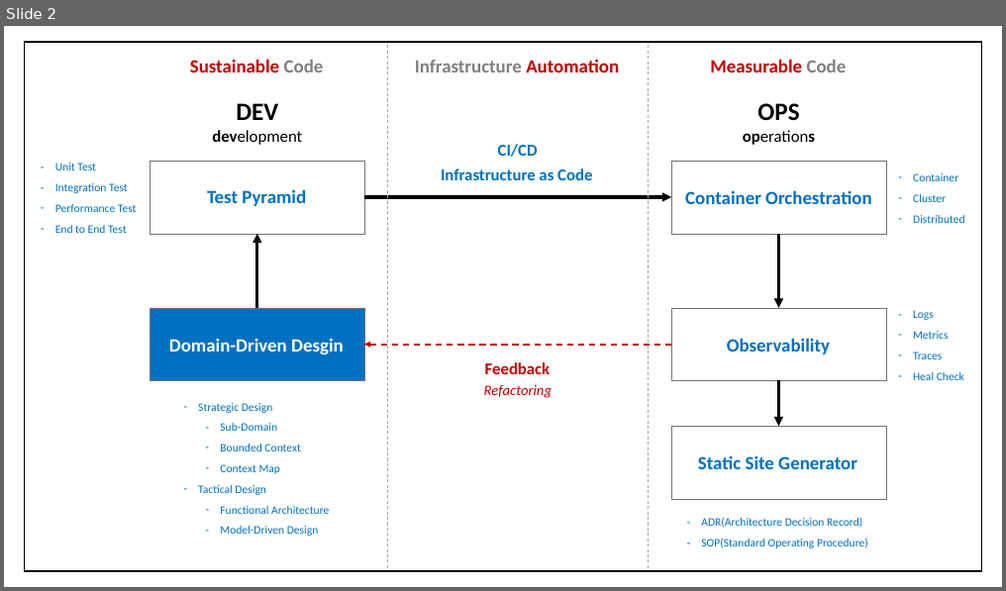
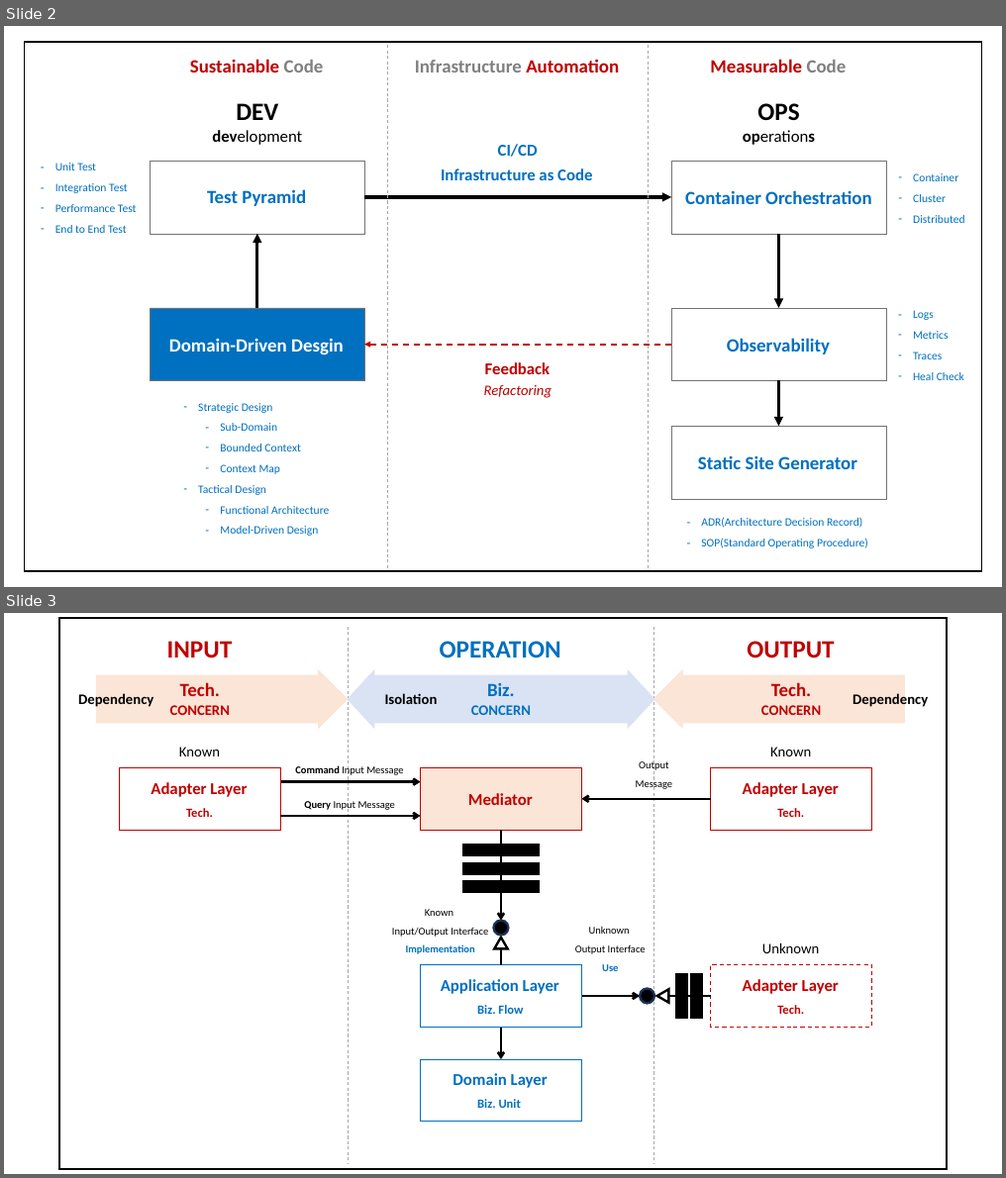
Before and after one commit to hhko/beyondcode, a slide deck: README.pptx. Shown one above the other, each under a label of ours: slide 2 before the commit, slides 2 and 3 after it. The pictures are 1006x591 and 1006x1178 pixels, drawn with LibreOffice and Linux fonts; fonts in the diff are those of the drawing. Boxes give left, top, right and bottom in pixels: in the first picture for what was removed or moved away, otherwise in the second. Text is boxed around its words. In the diff, an @@ line names an element or a change of style, - is before the commit and + after.

```diff
--- a/README.pptx
+++ b/README.pptx
@@ slide 3 added at (4, 613, 1002, 1174), background #FFFFFF @@
@@ group added at (59, 618, 946, 1170): 28 texts, 12 rectangles, 6 arrows, 4 lines, 2 triangles, 2 ellipses, 2 right arrows, 1 left right arrow @@
+Adapter Layer
+Tech.
+Adapter Layer
+Tech.
+Known
+Known
+Application Layer
+Biz. Flow
+Unknown
+Known
+Input/Output Interface
+Implementation
+Unknown
+Output Interface
+Use
+Domain Layer
+Biz. Unit
+Adapter Layer
+Tech.
+Mediator
+Biz.
+CONCERN
+Tech.
+CONCERN
+Tech.
+CONCERN
+INPUT
+OUTPUT
+OPERATION
+Isolation
+Output
+Message
+Command Input Message
+Query Input Message
+Dependency
+Dependency
```
Also in this commit, not shown: 8 slides changed, 2 other slides added, 11 other files.
